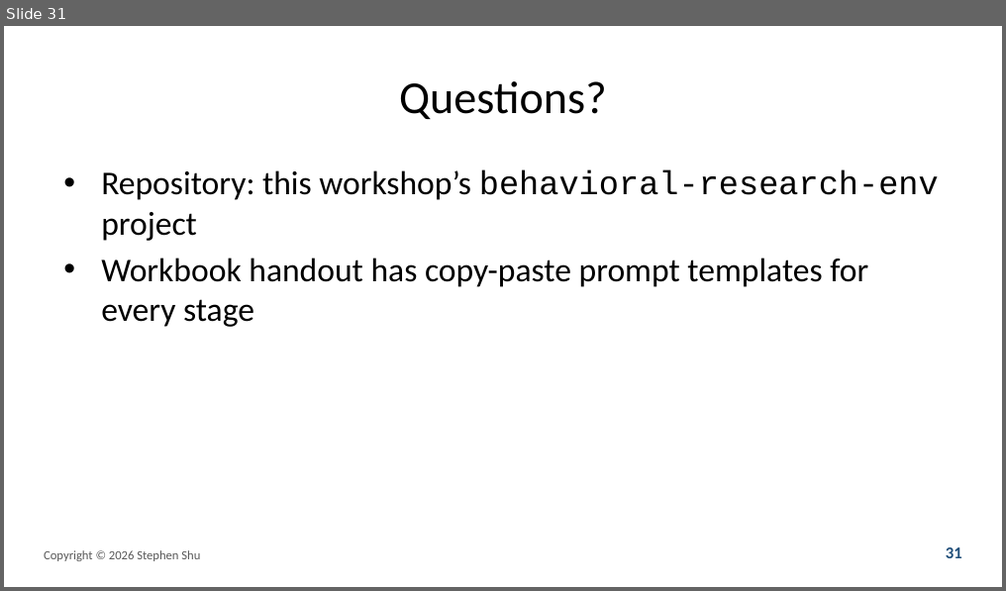
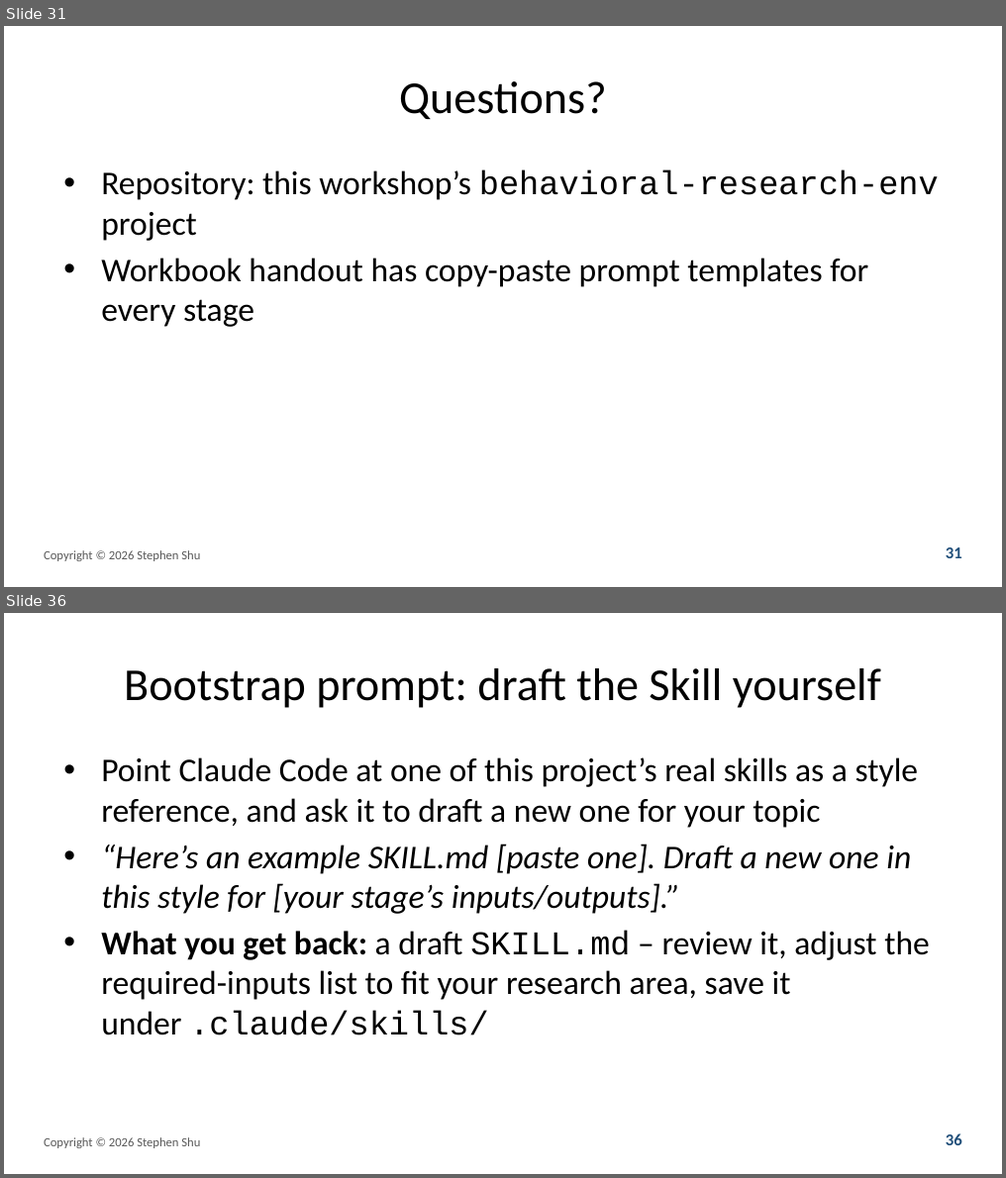
Before and after one commit to prof-stephenshu/behavioral-research-env, a slide deck: presentations/2026-workshop/slides.pptx. Shown one above the other, each under a label of ours: slide 31 before the commit, slides 31 and 36 after it; the slides between them are not shown. The pictures are 1006x591 and 1006x1178 pixels, drawn with LibreOffice and Linux fonts; fonts in the diff are those of the drawing. Boxes give left, top, right and bottom in pixels: in the first picture for what was removed or moved away, otherwise in the second. Text is boxed around its words. In the diff, an @@ line names an element or a change of style, - is before the commit and + after.

Commit message:
Add appendix on bootstrapping your own N-stage workflow
Adds a 7-slide appendix to the deck and a matching Section 7 to the
workbook, aimed at someone who wants to set up this kind of workflow
for a different research topic from a bare repository (this project
already has the Stage 3/4/5/7 skills; a new user would not).

Content walks through the planning process itself rather than just
skill-file syntax: (1) plan all 9 stages with Claude Code before
building anything, (2) make an explicit scoping call about which
stages to build first based on how well-specified their inputs and
outputs are, (3) a concrete bootstrap prompt for drafting a new
SKILL.md from an existing one as a style reference, (4) validate on a
tiny throwaway example before scaling, and (5) a tie-back noting this
project itself later expanded from Stages 3-4 to include 5 and 7 once
validated, rather than stopping there.

New roadmap_diagram.png (via make_roadmap_diagram.py, adapted from the
existing pipeline diagram script) visualizes the three-tier call:
build now (3, 4), build next (5, 7), reserved (1, 2, 6, 8, 9). Used in
both the slide appendix and the workbook appendix.

Also added a one-line pointer from workbook Section 3 to the new
Section 7, for readers who don't yet have the skill files it assumes.

```diff
--- a/presentations/2026-workshop/slides.pptx
+++ b/presentations/2026-workshop/slides.pptx
@@ slide 36 added at (4, 613, 1002, 1174), background #FFFFFF @@
@@ title added at (124, 668, 881, 708), 33 pt, text #000000 @@
+Bootstrap prompt: draft the Skill yourself
@@ text added at (101, 758, 930, 1036), 24 pt, text #000000 @@
+• Point Claude Code at one of this project’s real skills as a style reference, and ask it to draft a new one for your topic
+• “Here’s an example SKILL.md [paste one]. Draft a new one in this style for [your stage’s inputs/outputs].”
+• What you get back: a draft SKILL.md – review it, adjust the required-inputs list to fit your research area, save it under .claude/skills/
@@ text added at (44, 1138, 200, 1149), 9 pt, text #595959 @@
+Copyright © 2026 Stephen Shu
@@ text added at (945, 1134, 962, 1146), 12 pt, text #1F4E79, bold @@
+36
```
Also in this commit, not shown: 6 other slides added, 5 other files.
